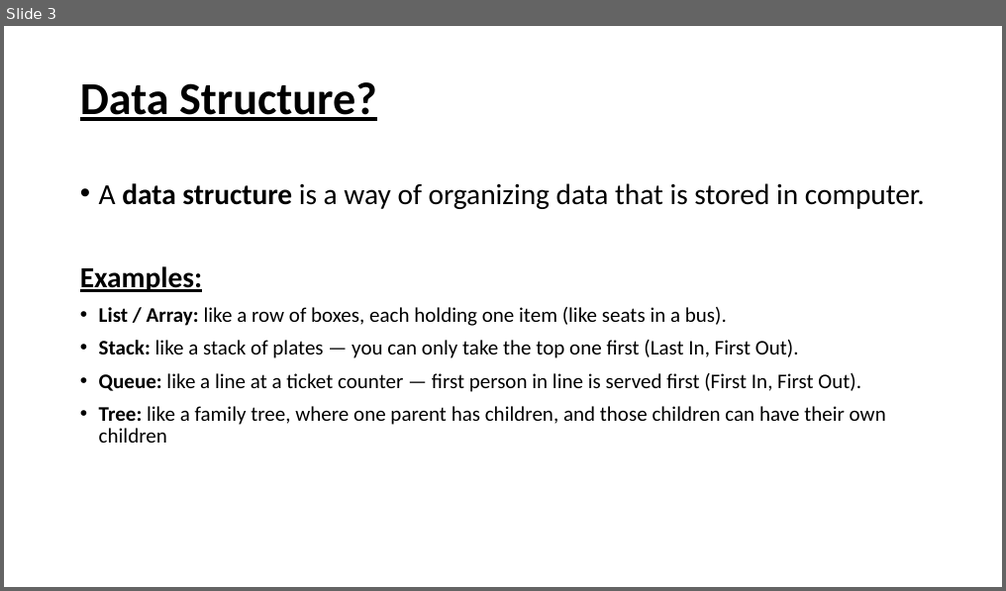
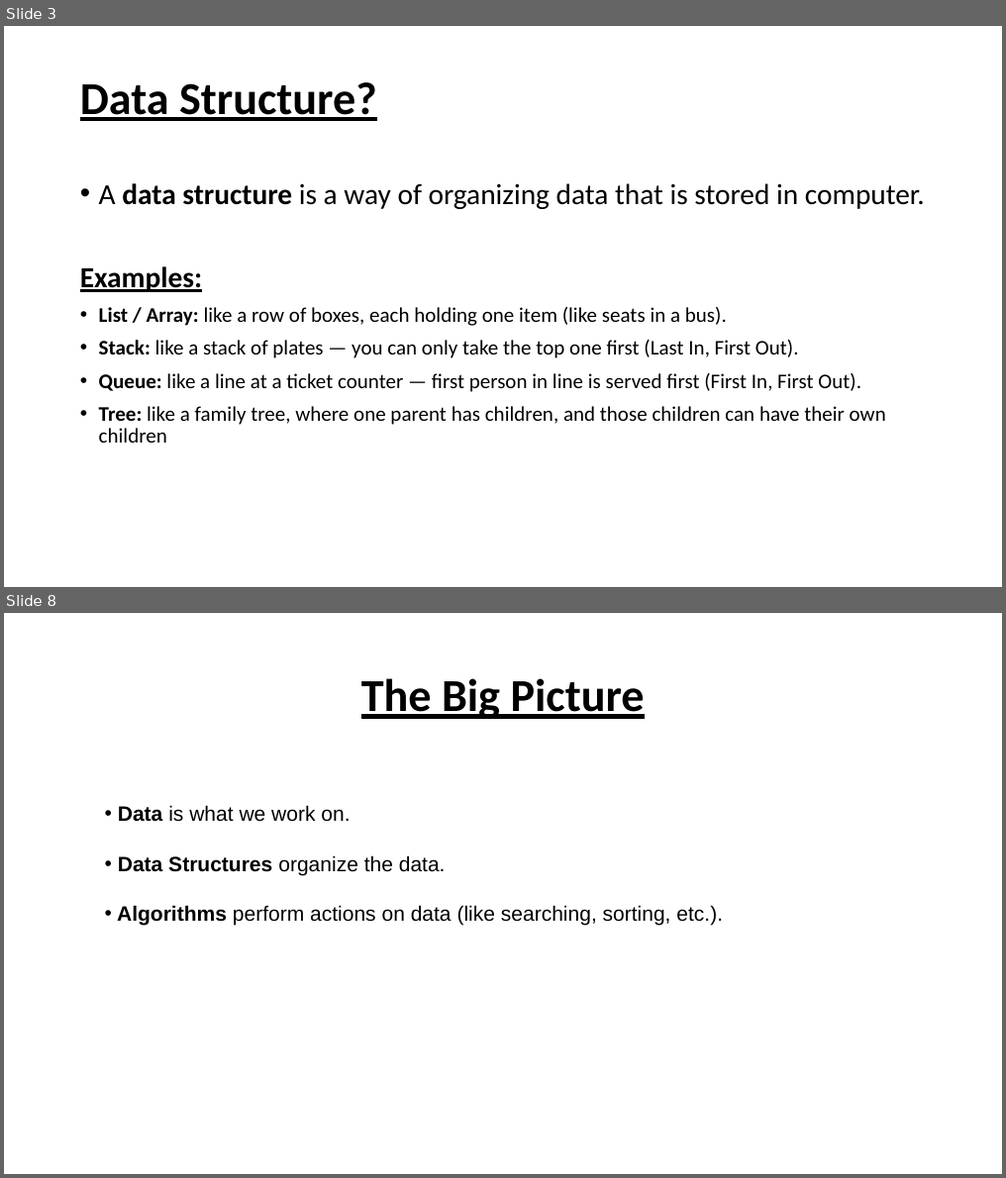
Before and after one commit to hussain7006/Air-Uni, a slide deck: Slides/ADS_LEC_1.pptx. Shown one above the other, each under a label of ours: slide 3 before the commit, slides 3 and 8 after it; the slides between them are not shown. The pictures are 1006x591 and 1006x1178 pixels, drawn with LibreOffice and Linux fonts; fonts in the diff are those of the drawing. Boxes give left, top, right and bottom in pixels: in the first picture for what was removed or moved away, otherwise in the second. Text is boxed around its words. In the diff, an @@ line names an element or a change of style, - is before the commit and + after.

```diff
--- a/Slides/ADS_LEC_1.pptx
+++ b/Slides/ADS_LEC_1.pptx
@@ slide 8 added at bbox=[4, 613, 1002, 1174], background #FFFFFF @@
@@ title added at bbox=[361, 678, 645, 719], 44 pt, text #000000, bold, underline @@
+The Big Picture
@@ text added at bbox=[117, 805, 723, 926], 20 pt, text #000000 @@
+• Data is what we work on.
+• Data Structures organize the data.
+• Algorithms perform actions on data (like searching, sorting, etc.).
```
Also in this commit, not shown: 6 other slides added, 2 other files.
